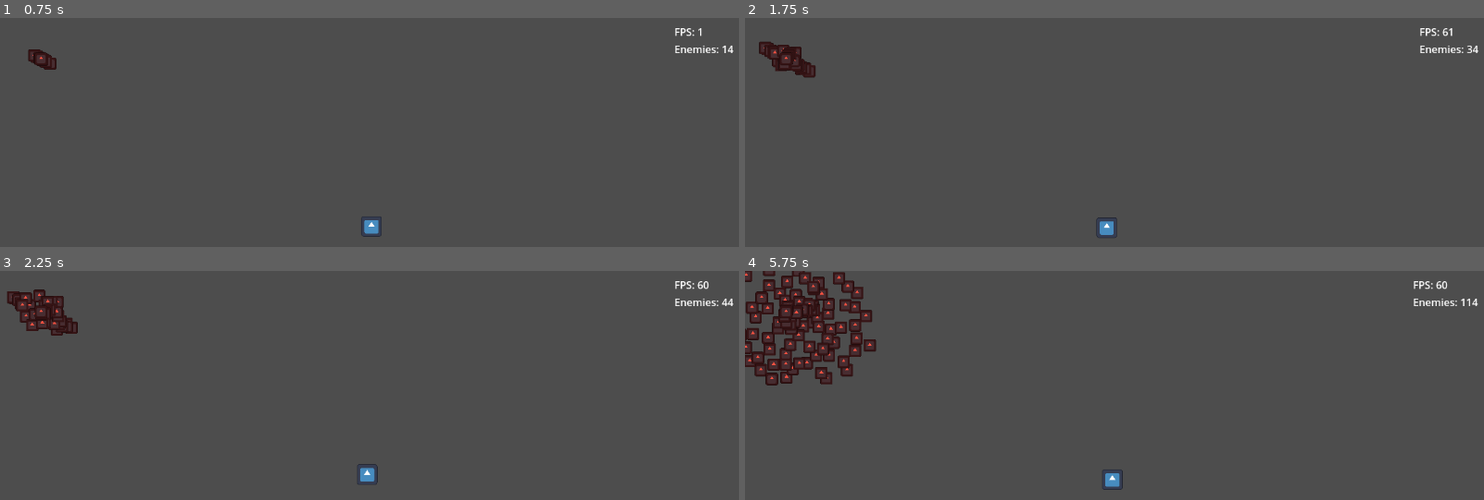
Above: before the commit, frames 1-4 (two rows, left to right).
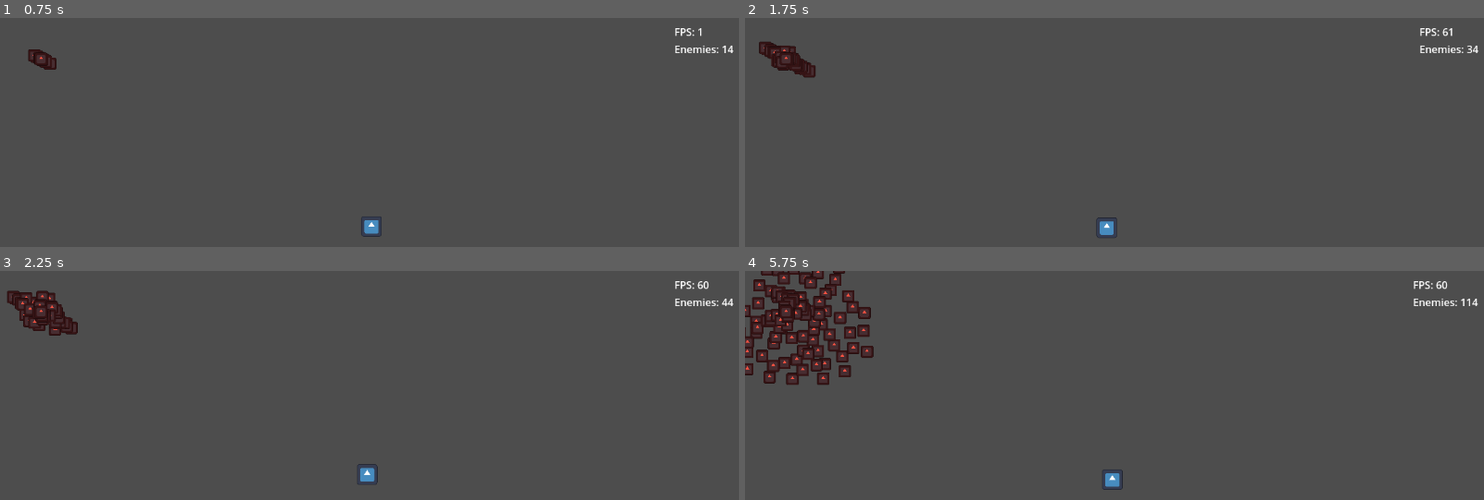
Above: after the commit, the same moments.

Repository: Griiimon/Manymies
Game: Godot game, scene res://main.tscn
Same seed, same stepped clock (60 frames per second), same inputs: the game is played once before the commit and once after it. The engine's default icon, where the game draws it, is replaced by a stand-in: a white triangle on a blue panel in a dark square.
Inputs (mouse positions are in pixels of both pictures, inside the frame that each line leads up to):
- Up to frame 1 (0.75 s): tap Enter at 0.5 s; move the mouse to (532, 203) at 0.52 s; click (532, 203) at 0.67 s
- Up to frame 2 (1.75 s): move the mouse to (966, 246) at 1.27 s; click (966, 246) at 1.42 s
- Up to frame 3 (2.25 s): move the mouse to (443, 387) at 2.02 s; click (443, 387) at 2.17 s
- Up to frame 4 (5.75 s): move the mouse to (outside the picture) at 2.77 s; click (outside the picture) at 2.92 s; move the mouse to (outside the picture) at 3.52 s; click (outside the picture) at 3.67 s; move the mouse to (892, 415) at 4.27 s; click (892, 415) at 4.42 s; move the mouse to (1151, 479) at 5.02 s; click (1151, 479) at 5.17 s

Frame 1 is identical in both runs. In frame 2, 0.1% of the frame differs, in the area x 3-9%, y 11-25%; in frame 3, 0.5%; in frame 4, 4.5%, in the area x 0-18%, y 0-50%.

Commit message:
implemented player separation

Diff:
--- a/solutions/simple area enemy/simple_area_separation_enemy.gd
+++ b/solutions/simple area enemy/simple_area_separation_enemy.gd
@@ -11,6 +11,8 @@
 # importance of separation from neighboring enemies for final velocity
 @export var separation_weight: float= 1.0
 @export var separation_radius: float= 25.0
+# weight that forces enemies to steer away from the player the closer they get
+@export var player_separation_weight: float= 1000.0
 
 @export var maximum_speed: float= 10.0
 # skip n calculation frames
@@ -58,7 +60,9 @@
 		velocity= velocity.lerp(Vector2.ZERO, 1.0 - jitter_fix)
 
 		for other_pos in get_overlapping_area_positions():
-			separate_from(other_pos)
+			separate_from(other_pos, separation_weight)
+
+		separate_from(Global.player.position, player_separation_weight)
 
 		var target_dir: Vector2= (Global.player.position - position).normalized()
 		velocity+= target_dir * target_weight
@@ -84,7 +88,7 @@
 	return result
 
 
-func separate_from(other_pos: Vector2):
+func separate_from(other_pos: Vector2, weight: float):
 	var vec: Vector2= position - other_pos
 	if vec.is_zero_approx(): return
-	velocity+= vec.normalized() * 1.0 / vec.length() * separation_weight
+	velocity+= vec.normalized() * 1.0 / vec.length() * weight
